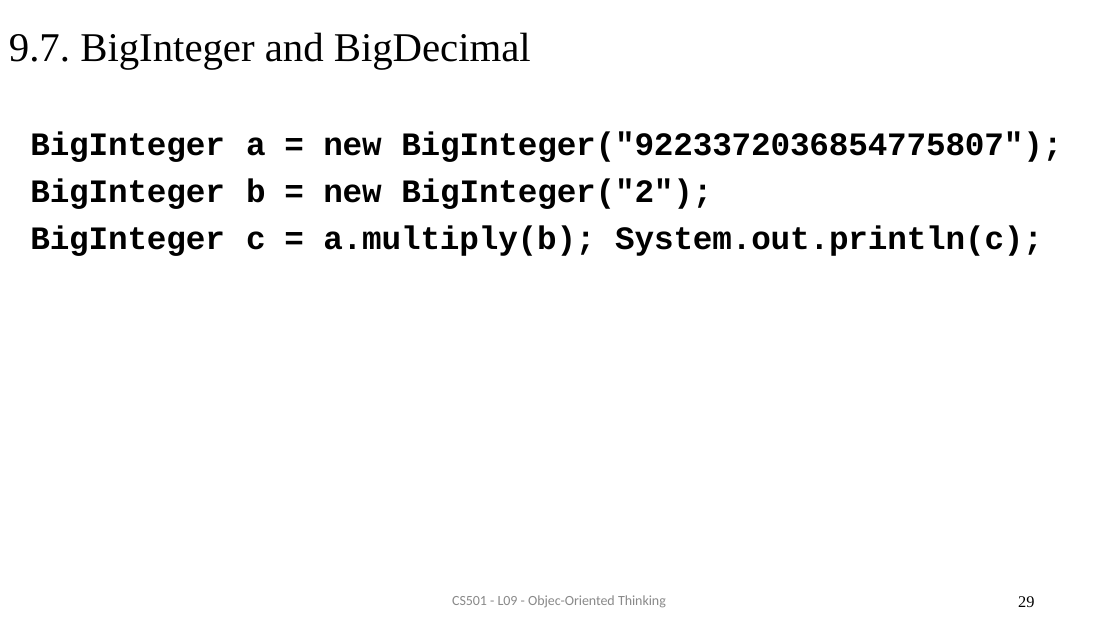
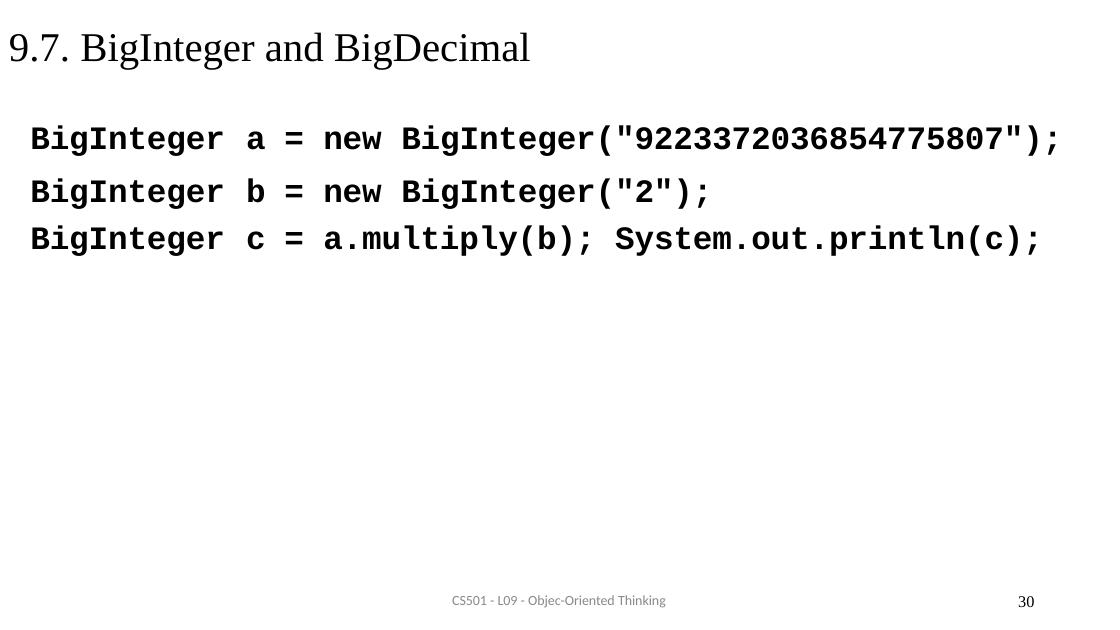
Before and after one commit to AughdonBreslin/CS501IntroToJava, a slide deck: slide 30 of Lectures/9_Object_Oriented_Programming.pptx (slide 29 before the commit). Drawn at 1120x630 pixels with LibreOffice and Linux fonts; fonts in the diff are those of the drawing. Boxes give left, top, right and bottom in pixels: in the first picture for what was removed or moved away, otherwise in the second. Text is boxed around its words. In the diff, an @@ line names an element or a change of style, - is before the commit and + after.

```diff
--- a/Lectures/9_Object_Oriented_Programming.pptx
+++ b/Lectures/9_Object_Oriented_Programming.pptx
@@ table: place and size @@
-table at bbox=[28, 132, 1070, 264]
+table at bbox=[28, 126, 1070, 263]
@@ page number at bbox=[1018, 596, 1034, 607]: text changed @@
-29
+30
```
Also in this commit, not shown: 10 other slides changed, 17 slides added, 8 slides removed, 4 other files.
